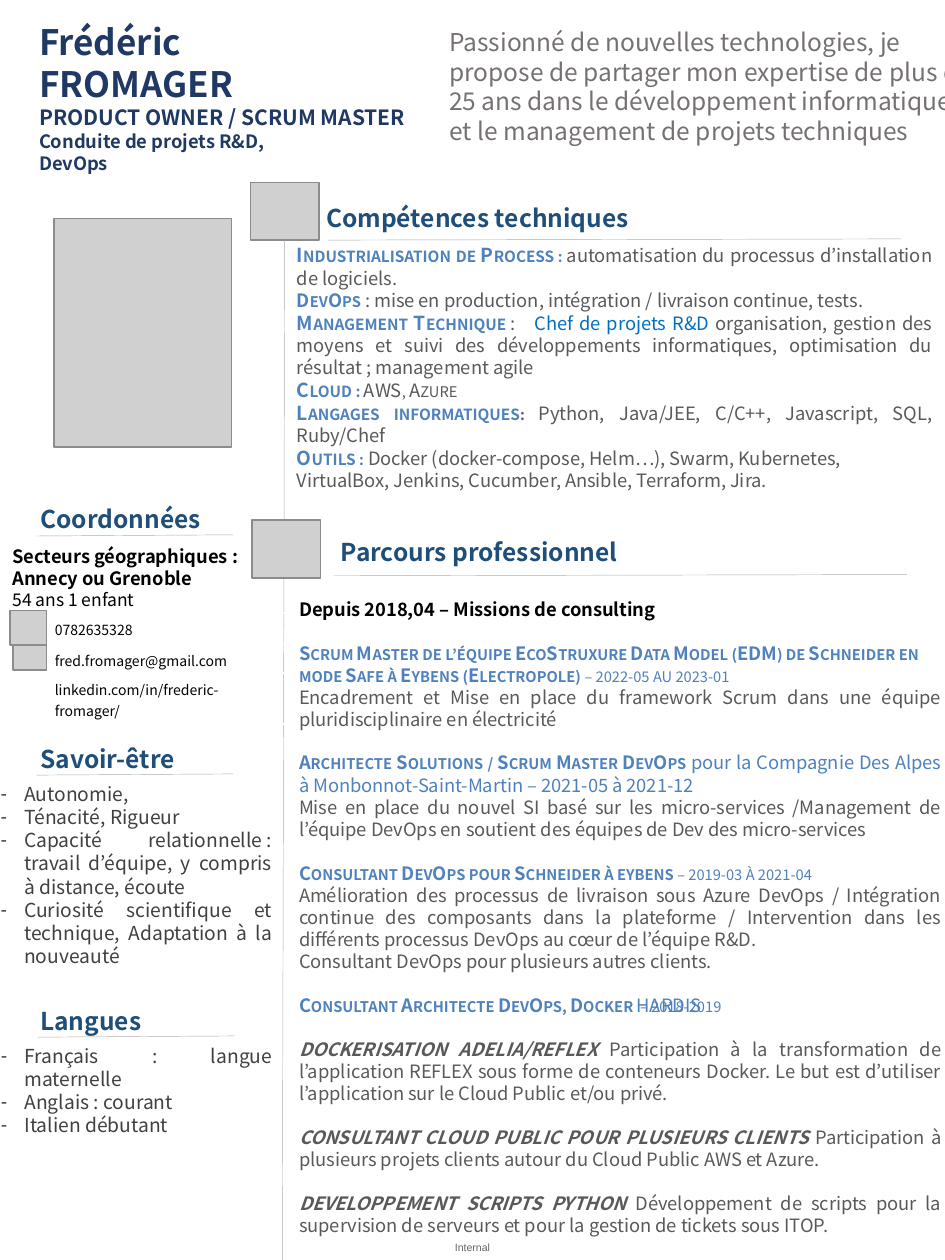
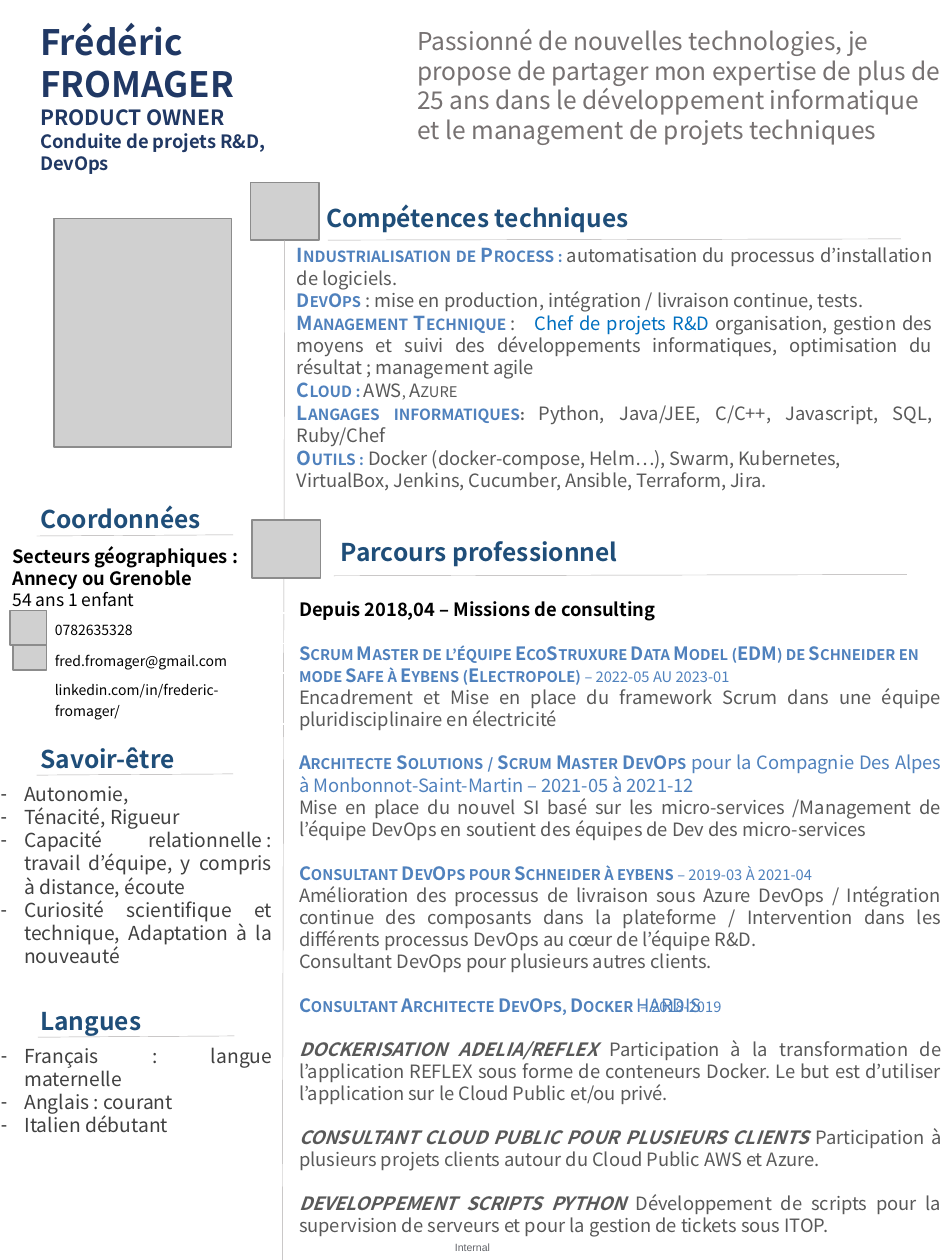
Before and after one commit to Solifred38/cv, a slide deck: slide 1 of CV_FFROMAGER.pptx. Drawn at 945x1260 pixels with LibreOffice and Linux fonts; fonts in the diff are those of the drawing; grey boxes stand for pictures; background and template pictures are left out. Boxes give left, top, right and bottom in pixels: in the first picture for what was removed or moved away, otherwise in the second. Text is boxed around its words. In the diff, an @@ line names an element or a change of style, - is before the commit and + after.

```diff
--- a/CV_FFROMAGER.pptx
+++ b/CV_FFROMAGER.pptx
@@ text "Passionné de nouvelles technologies, je ..." rewrapped from box(449, 30, 945, 146) to box(417, 29, 940, 145) @@
@@ text at box(40, 109, 225, 126): text changed @@
-PRODUCT OWNER / SCRUM MASTER
+PRODUCT OWNER
```
Also in this commit, not shown: 1 other file.
